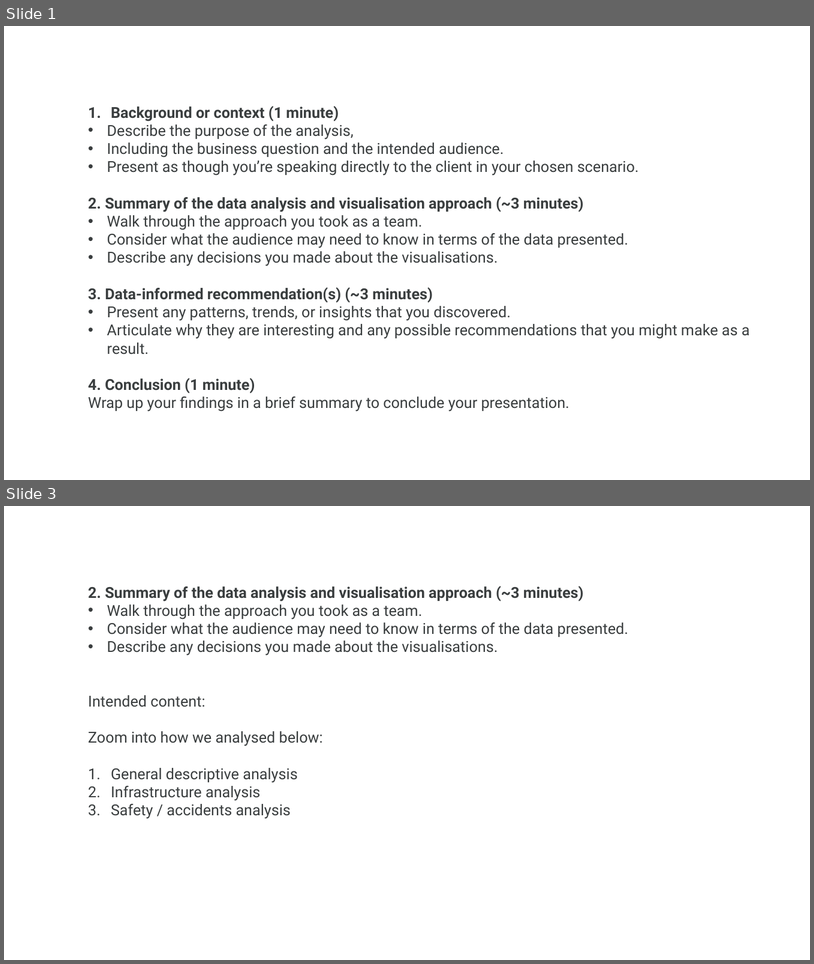
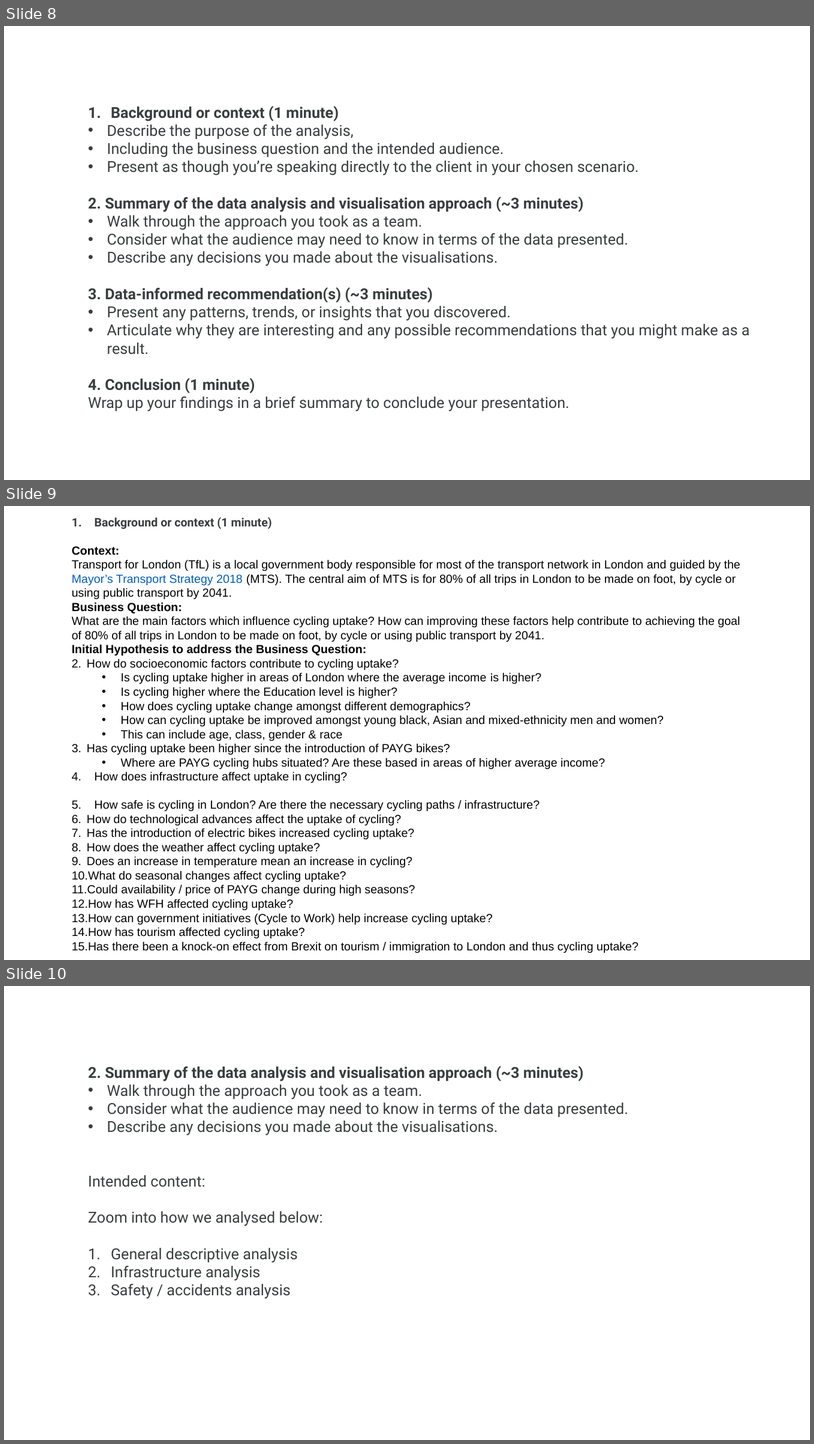
Before and after one commit to SanaFed/CO3_LSE-Employer-Project, a slide deck: Team 10 - Low Fidelity Presentation.pptx. Shown one above the other, each under a label of ours: slides 1 and 3 before the commit, slides 8, 9 and 10 after it; the slides between them are not shown. The pictures are 814x964 and 814x1444 pixels, drawn with LibreOffice and Linux fonts; fonts in the diff are those of the drawing. Boxes give left, top, right and bottom in pixels: in the first picture for what was removed or moved away, otherwise in the second. Text is boxed around its words. In the diff, an @@ line names an element or a change of style, - is before the commit and + after.

```diff
--- a/Team 10 - Low Fidelity Presentation.pptx
+++ b/Team 10 - Low Fidelity Presentation.pptx
@@ slide 9 added at box(4, 506, 810, 960), background #FFFFFF @@
@@ text added at box(72, 517, 741, 952), 14 pt, text #000000 @@
+1. Background or context (1 minute)
+Context:
+Transport for London (TfL) is a local government body responsible for most of the transport network in London and guided by the Mayor’s Transport Strategy 2018 (MTS). The central aim of MTS is for 80% of all trips in London to be made on foot, by cycle or using public transport by 2041.
+Business Question:
+What are the main factors which influence cycling uptake? How can improving these factors help contribute to achieving the goal of 80% of all trips in London to be made on foot, by cycle or using public transport by 2041.
+Initial Hypothesis to address the Business Question:
+1. How do socioeconomic factors contribute to cycling uptake?
+  • Is cycling uptake higher in areas of London where the average income is higher?
+  • Is cycling higher where the Education level is higher?
+  • How does cycling uptake change amongst different demographics?
+  • How can cycling uptake be improved amongst young black, Asian and mixed-ethnicity men and women?
+  • This can include age, class, gender & race
+2. Has cycling uptake been higher since the introduction of PAYG bikes?
+  • Where are PAYG cycling hubs situated? Are these based in areas of higher average income?
+3. How does infrastructure affect uptake in cycling?
+4. How safe is cycling in London? Are there the necessary cycling paths / infrastructure?
+5. How do technological advances affect the uptake of cycling?
+6. Has the introduction of electric bikes increased cycling uptake?
+7. How does the weather affect cycling uptake?
+8. Does an increase in temperature mean an increase in cycling?
+9. What do seasonal changes affect cycling uptake?
+10. Could availability / price of PAYG change during high seasons?
+11. How has WFH affected cycling uptake?
+12. How can government initiatives (Cycle to Work) help increase cycling uptake?
+13. How has tourism affected cycling uptake?
+14. Has there been a knock-on effect from Brexit on tourism / immigration to London and thus cycling uptake?
@@ what was slide 1 is now slide 8 @@
@@ what was slide 3 is now slide 10 @@
```
Also in this commit, not shown: 7 other slides added, 1 slide removed.
